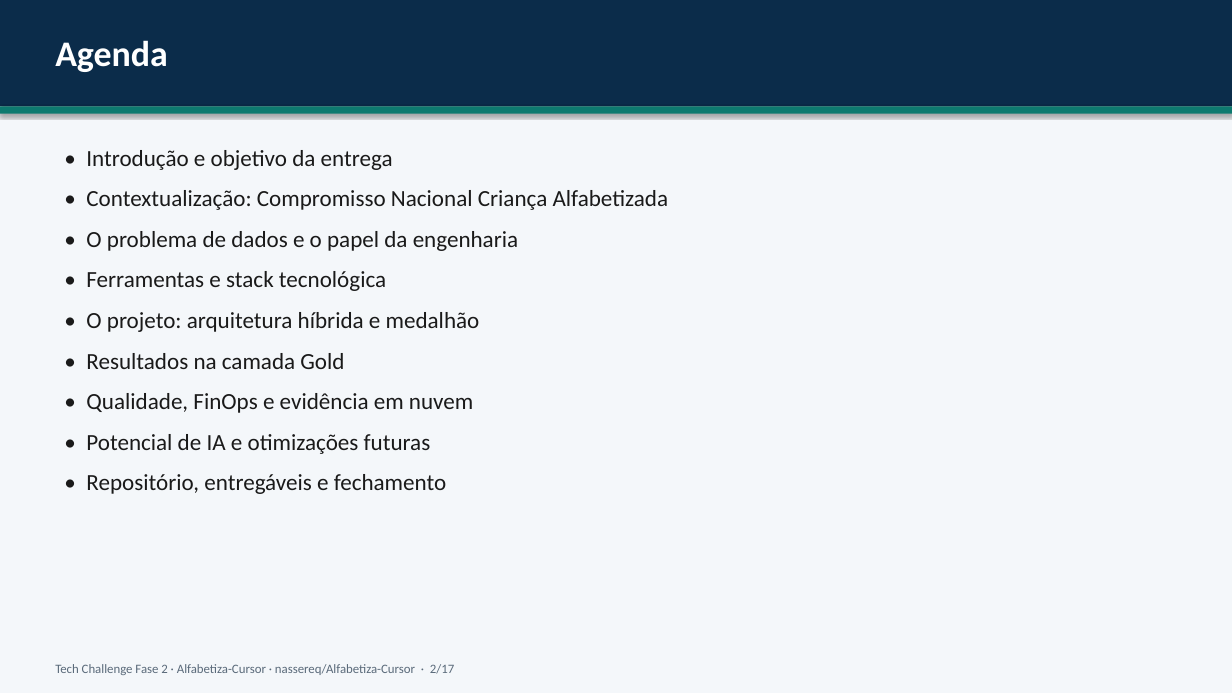
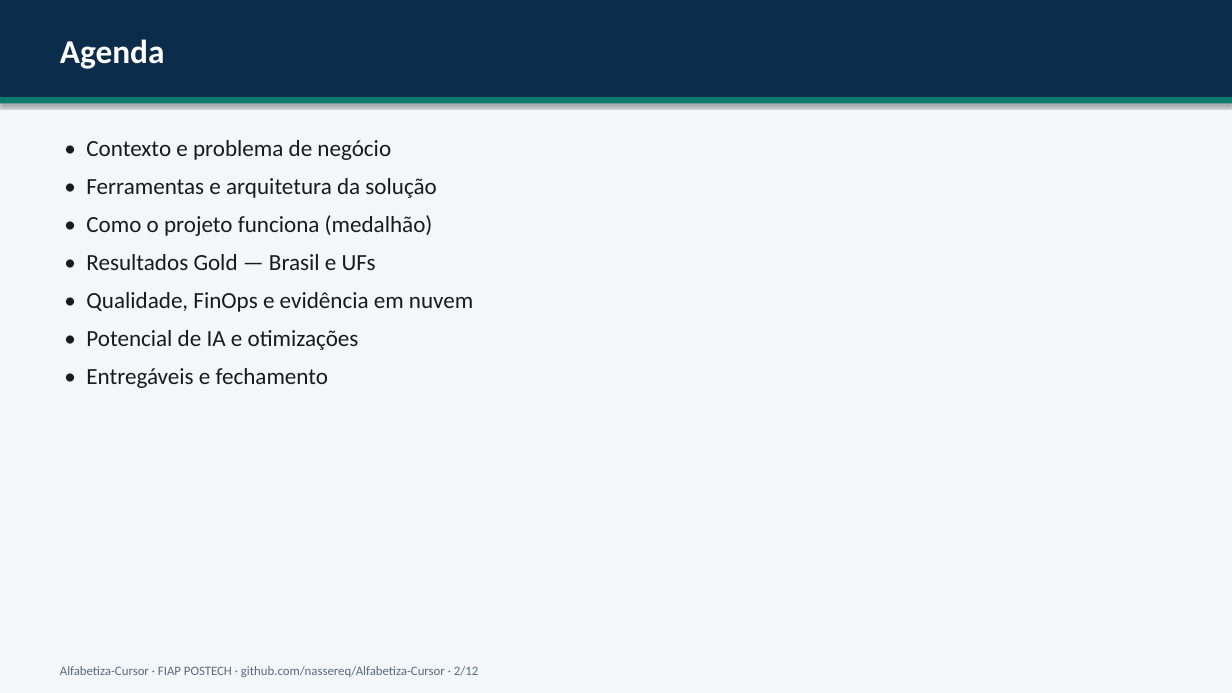
Before and after one commit to nassereq/Alfabetiza-Cursor, a slide deck: slide 2 of docs/Apresentacao_Tech_Challenge_Fase2_Alfabetiza.pptx. Drawn at 1232x693 pixels with LibreOffice and Linux fonts; fonts in the diff are those of the drawing. Boxes give left, top, right and bottom in pixels: in the first picture for what was removed or moved away, otherwise in the second. Text is boxed around its words. In the diff, an @@ line names an element or a change of style, - is before the commit and + after.

```diff
--- a/docs/Apresentacao_Tech_Challenge_Fase2_Alfabetiza.pptx
+++ b/docs/Apresentacao_Tech_Challenge_Fase2_Alfabetiza.pptx
@@ rectangle resized from (x1=0, y1=0, x2=1232, y2=106) to (x1=0, y1=0, x2=1232, y2=97) @@
@@ text "Agenda" at (x1=60, y1=39, x2=165, y2=69): size 28 to 26 pt @@
@@ rectangle moved from (x1=0, y1=106, x2=1232, y2=114) to (x1=0, y1=97, x2=1232, y2=104) @@
@@ text "• Contexto e problema de ..." moved from (x1=86, y1=150, x2=669, y2=494) to (x1=86, y1=140, x2=473, y2=388) @@
@@ text at (x1=86, y1=140, x2=436, y2=270): text changed @@
-• Introdução e objetivo da entrega
-• Contextualização: Compromisso Nacional Criança Alfabetizada
-• O problema de dados e o papel da engenharia
-• Ferramentas e stack tecnológica
-• O projeto: arquitetura híbrida e medalhão
-• Resultados na camada Gold
+• Contexto e problema de negócio
+• Ferramentas e arquitetura da solução
+• Como o projeto funciona (medalhão)
+• Resultados Gold — Brasil e UFs
@@ text at (x1=86, y1=292, x2=473, y2=312): less space between paragraphs @@
@@ text at (x1=86, y1=330, x2=359, y2=388): text changed @@
-• Potencial de IA e otimizações futuras
-• Repositório, entregáveis e fechamento
+• Potencial de IA e otimizações
+• Entregáveis e fechamento
@@ text at (x1=60, y1=666, x2=478, y2=677): text changed @@
-Tech Challenge Fase 2 · Alfabetiza-Cursor · nassereq/Alfabetiza-Cursor · 2/17
+Alfabetiza-Cursor · FIAP POSTECH · github.com/nassereq/Alfabetiza-Cursor · 2/12
```
Also in this commit, not shown: 5 other slides changed, 6 slides added, 11 slides removed, 23 other files.
